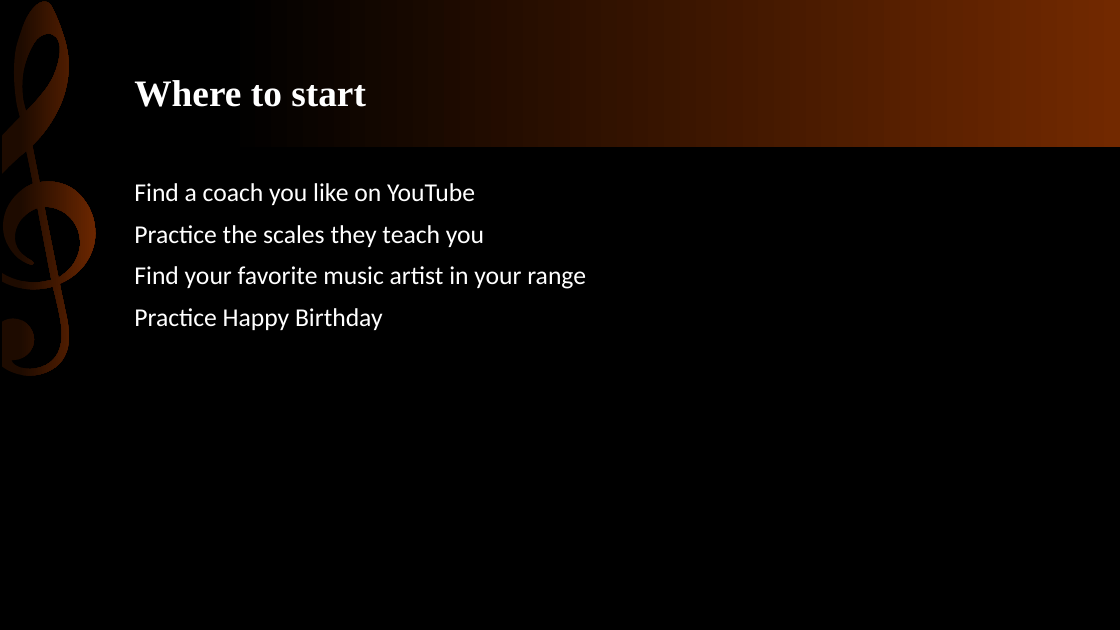
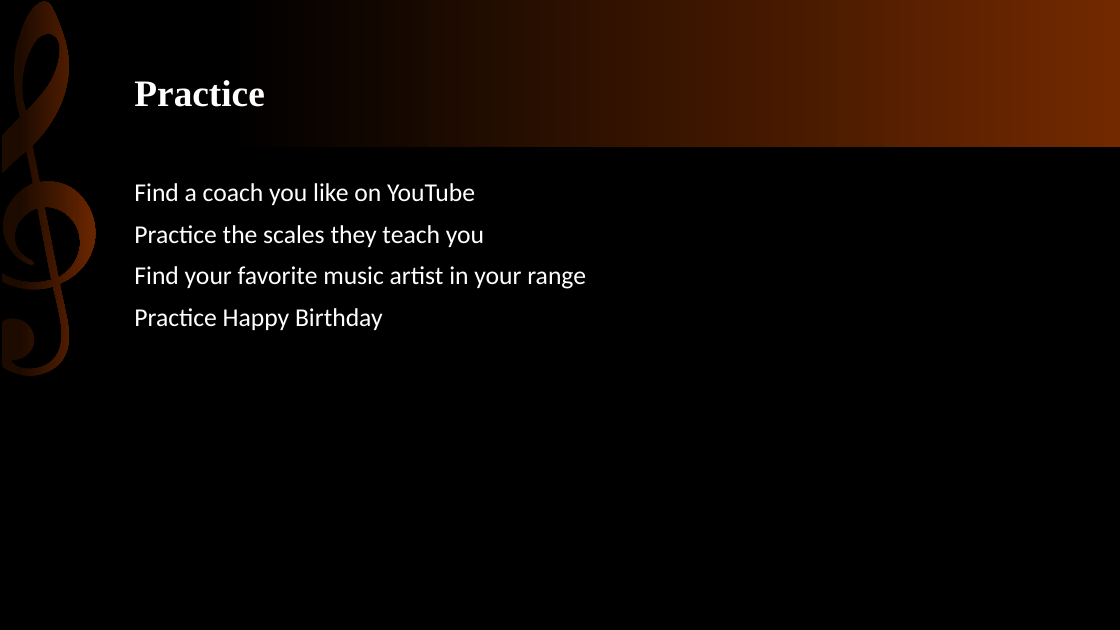
Before and after one commit to KnowledgeMavens/Science-Tech, a slide deck: slide 11 of Singing Basics 02-03-18/SInging Basics.pptx (slide 5 before the commit). Drawn at 1120x630 pixels with LibreOffice and Linux fonts; fonts in the diff are those of the drawing. Boxes give left, top, right and bottom in pixels: in the first picture for what was removed or moved away, otherwise in the second. Text is boxed around its words. In the diff, an @@ line names an element or a change of style, - is before the commit and + after.

```diff
--- a/Singing Basics 02-03-18/SInging Basics.pptx
+++ b/Singing Basics 02-03-18/SInging Basics.pptx
@@ title at bbox=[134, 80, 264, 107]: text changed @@
-Where to start
+Practice
```
Also in this commit, not shown: 6 other slides changed.
